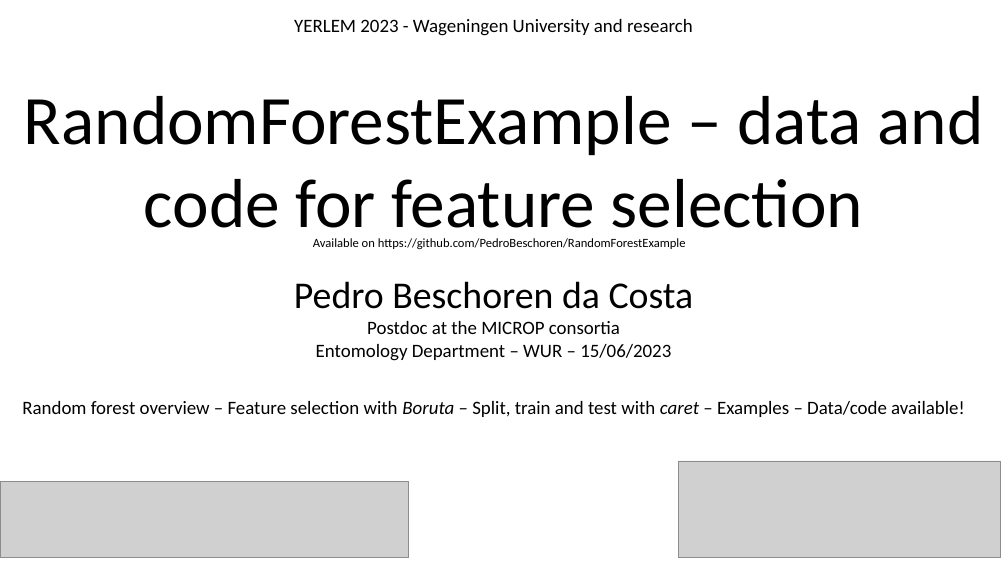
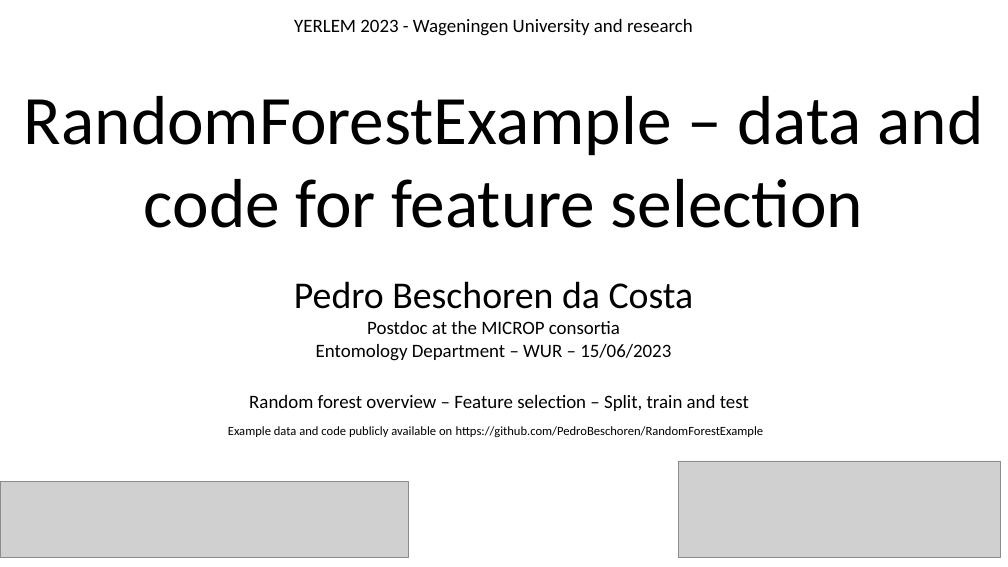
Before and after one commit to PedroBeschoren/RandomForestExample, a slide deck: slide 1 of Docs/RandomForestExample.pptx. Drawn at 1008x567 pixels with LibreOffice and Linux fonts; fonts in the diff are those of the drawing; grey boxes stand for pictures. Boxes give left, top, right and bottom in pixels: in the first picture for what was removed or moved away, otherwise in the second. Text is boxed around its words. In the diff, an @@ line names an element or a change of style, - is before the commit and + after.

```diff
--- a/Docs/RandomForestExample.pptx
+++ b/Docs/RandomForestExample.pptx
@@ text at (249, 395, 749, 411): text changed @@
-Random forest overview – Feature selection with Boruta – Split, train and test with caret – Examples – Data/code available!
+Random forest overview – Feature selection – Split, train and test
@@ text at (228, 426, 764, 437): text changed @@
-Available on https://github.com/PedroBeschoren/RandomForestExample
+Example data and code publicly available on https://github.com/PedroBeschoren/RandomForestExample
```
Also in this commit, not shown: 11 other slides changed.
